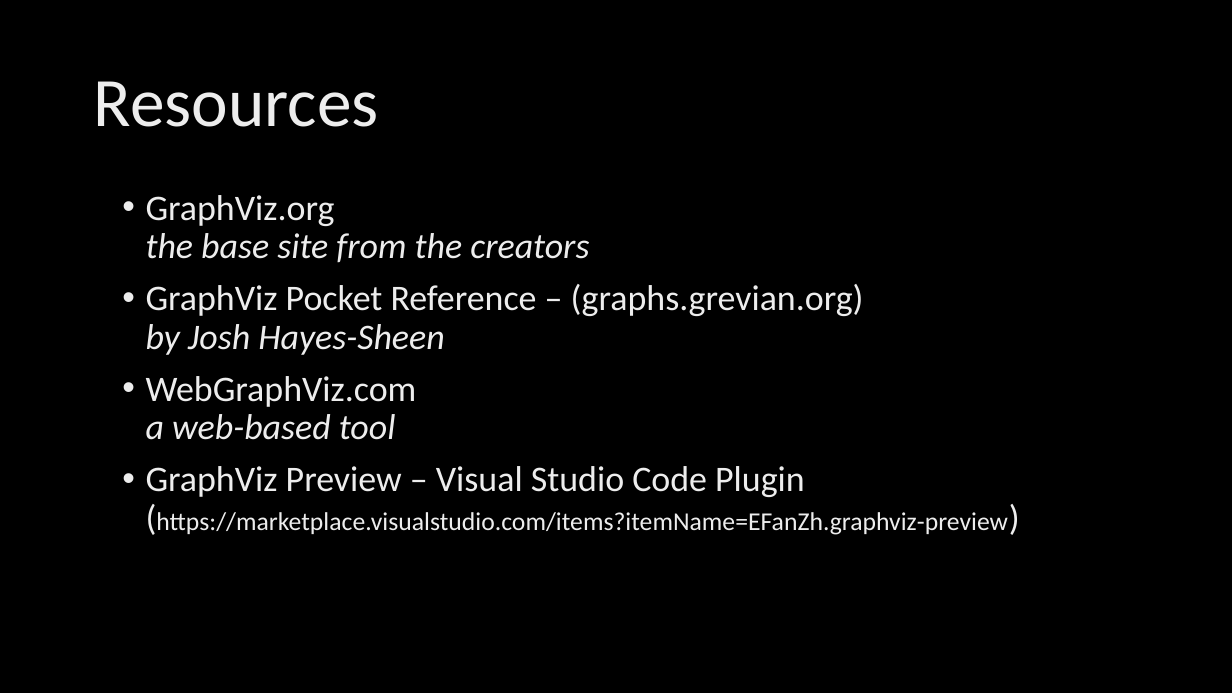
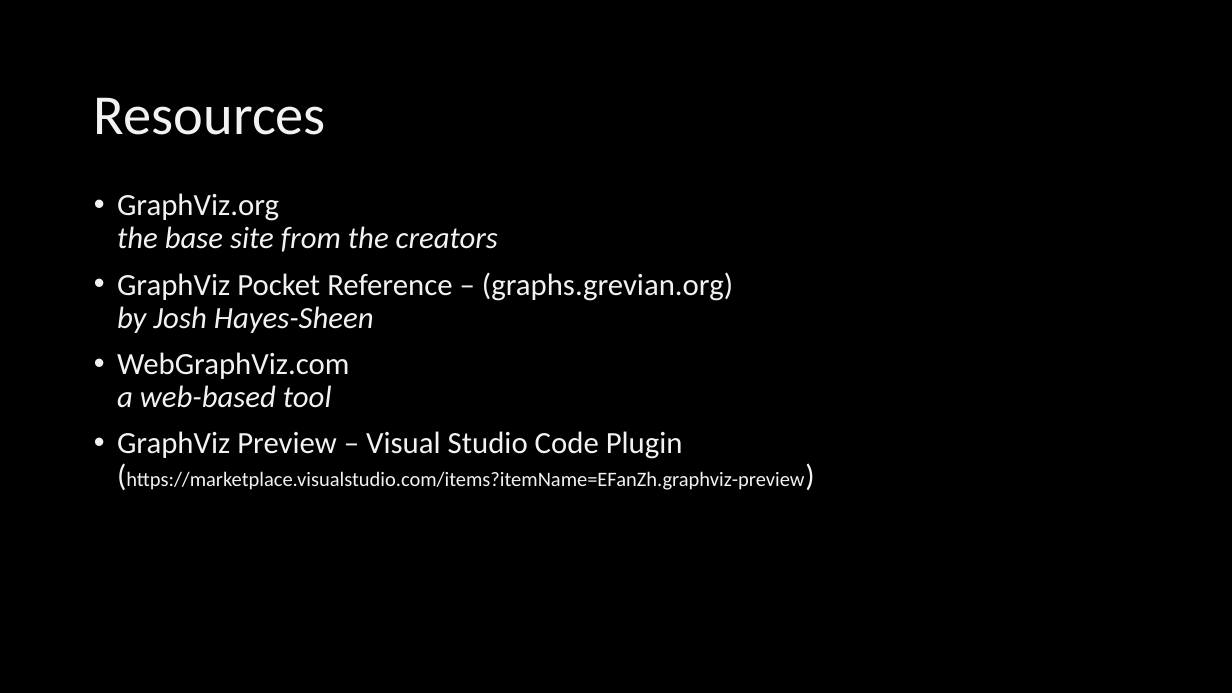
Before and after one commit to whoiskevinrich/GraphViz-LightningTalk, a slide deck: slide 6 of WVSE-GraphViz-Dot.pptx. Drawn at 1232x693 pixels with LibreOffice and Linux fonts; fonts in the diff are those of the drawing; background and template pictures are left out. Boxes give left, top, right and bottom in pixels: in the first picture for what was removed or moved away, otherwise in the second. Text is boxed around its words. In the diff, an @@ line names an element or a change of style, - is before the commit and + after.

```diff
--- a/WVSE-GraphViz-Dot.pptx
+++ b/WVSE-GraphViz-Dot.pptx
@@ title "Resources" at [94,97,326,135]: size 54 to 44 pt, text colour gradient #BFBFBF to #EDEDED to #FFFFFF to #F2F2F2; vertical alignment middle to bottom @@
@@ text "GraphViz.org the base site from ...": place and size @@
-text "GraphViz.org the base site from ..." at [146,195,1008,535]
+text "GraphViz.org the base site from ..." at [117,193,804,490]
@@ text "GraphViz.org the base site from ..." at [117,193,804,490]: size 28 to 24 pt in "GraphViz.org the base site from the creators", "GraphViz Pocket Reference – (graphs.grevian.org) by Josh ...", "WebGraphViz.com a web-based tool", "GraphViz Preview – Visual Studio Code Plugin ..."; text colour gradient #BFBFBF to #EDEDED to #FFFFFF to #F2F2F2; size 20 to 16 pt in "(https://marketplace.visualstudio.com/items?itemName=EFanZh. ..." @@
```
Also in this commit, not shown: 1 other slide changed, 1 slide added.
